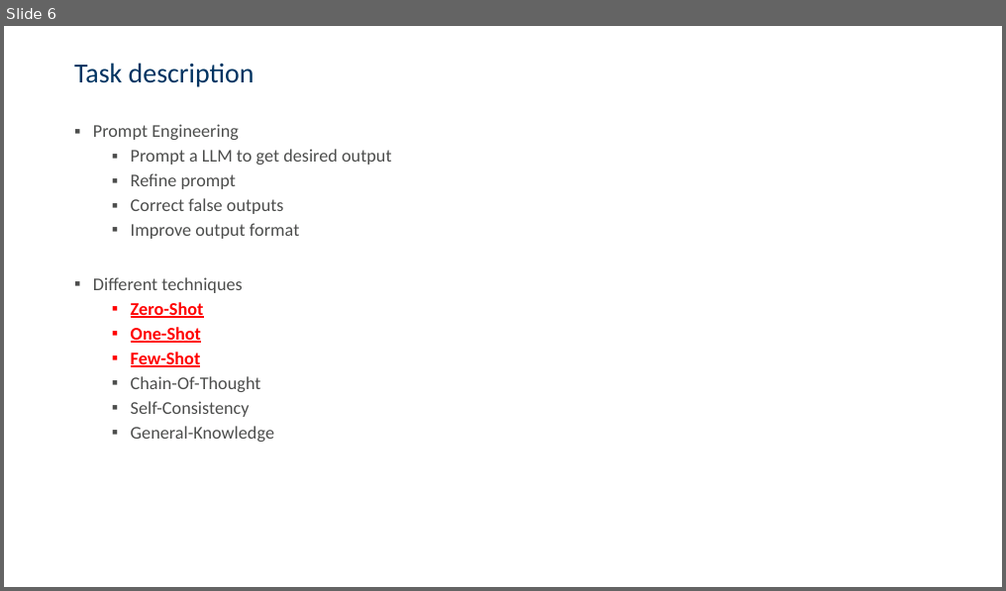
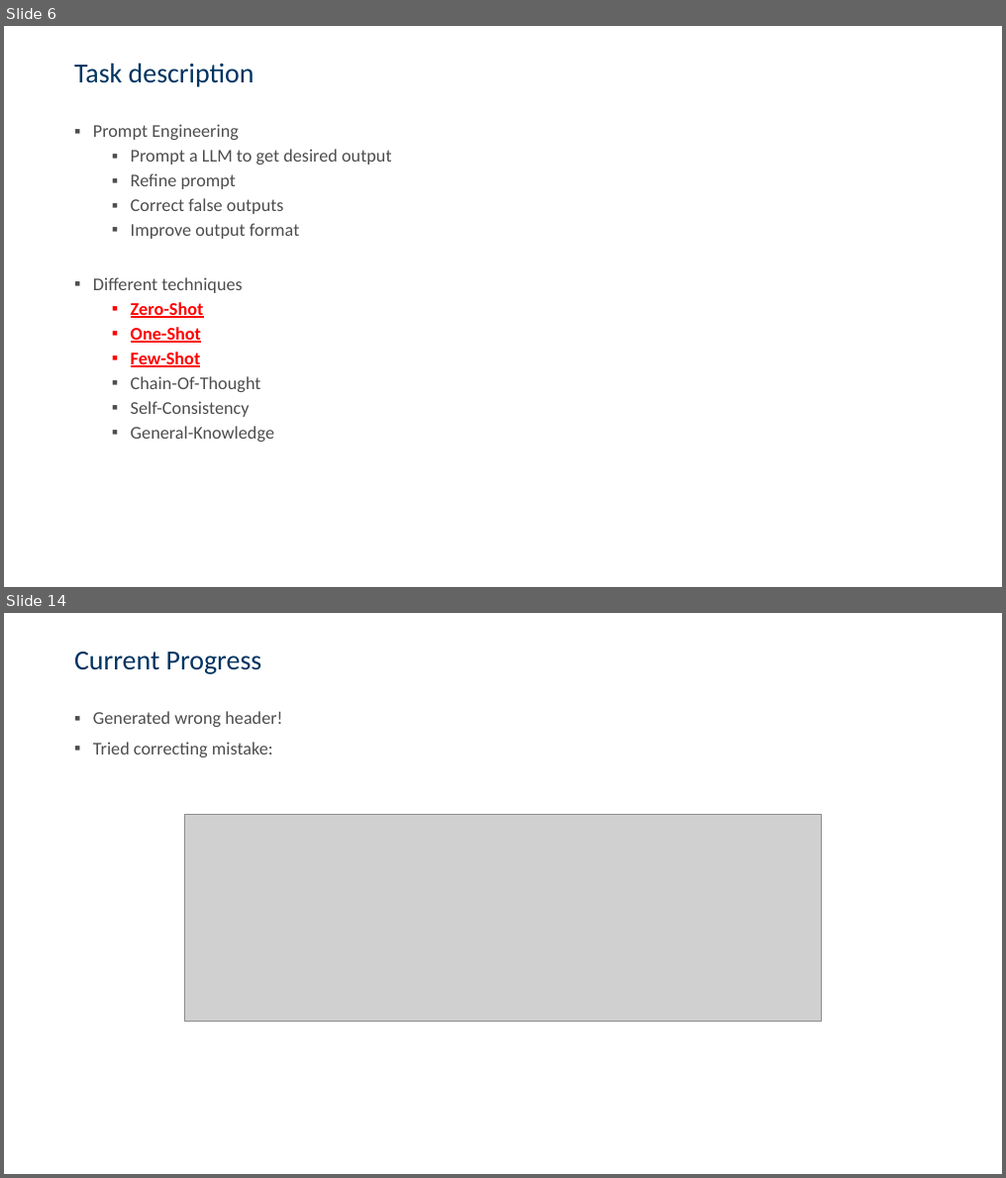
Before and after one commit to csaw5866/smartData, a slide deck: Presentation/midterm.pptx. Shown one above the other, each under a label of ours: slide 6 before the commit, slides 6 and 14 after it; the slides between them are not shown. The pictures are 1006x591 and 1006x1178 pixels, drawn with LibreOffice and Linux fonts; fonts in the diff are those of the drawing; grey boxes stand for pictures; background and template pictures are left out. Boxes give left, top, right and bottom in pixels: in the first picture for what was removed or moved away, otherwise in the second. Text is boxed around its words. In the diff, an @@ line names an element or a change of style, - is before the commit and + after.

```diff
--- a/Presentation/midterm.pptx
+++ b/Presentation/midterm.pptx
@@ slide 14 added at <box>4,613,1002,1174</box>, background picture (left out) @@
@@ title added at <box>74,652,262,674</box>, 26.7 pt, text #003361 @@
+Current Progress
@@ text added at <box>93,711,282,758</box>, 17.3 pt, text #4C4D4C @@
+▪ Generated wrong header!
+▪ Tried correcting mistake:
@@ picture added at <box>185,814,822,1022</box> @@
```
Also in this commit, not shown: 1 slide changed, 8 other slides added.
